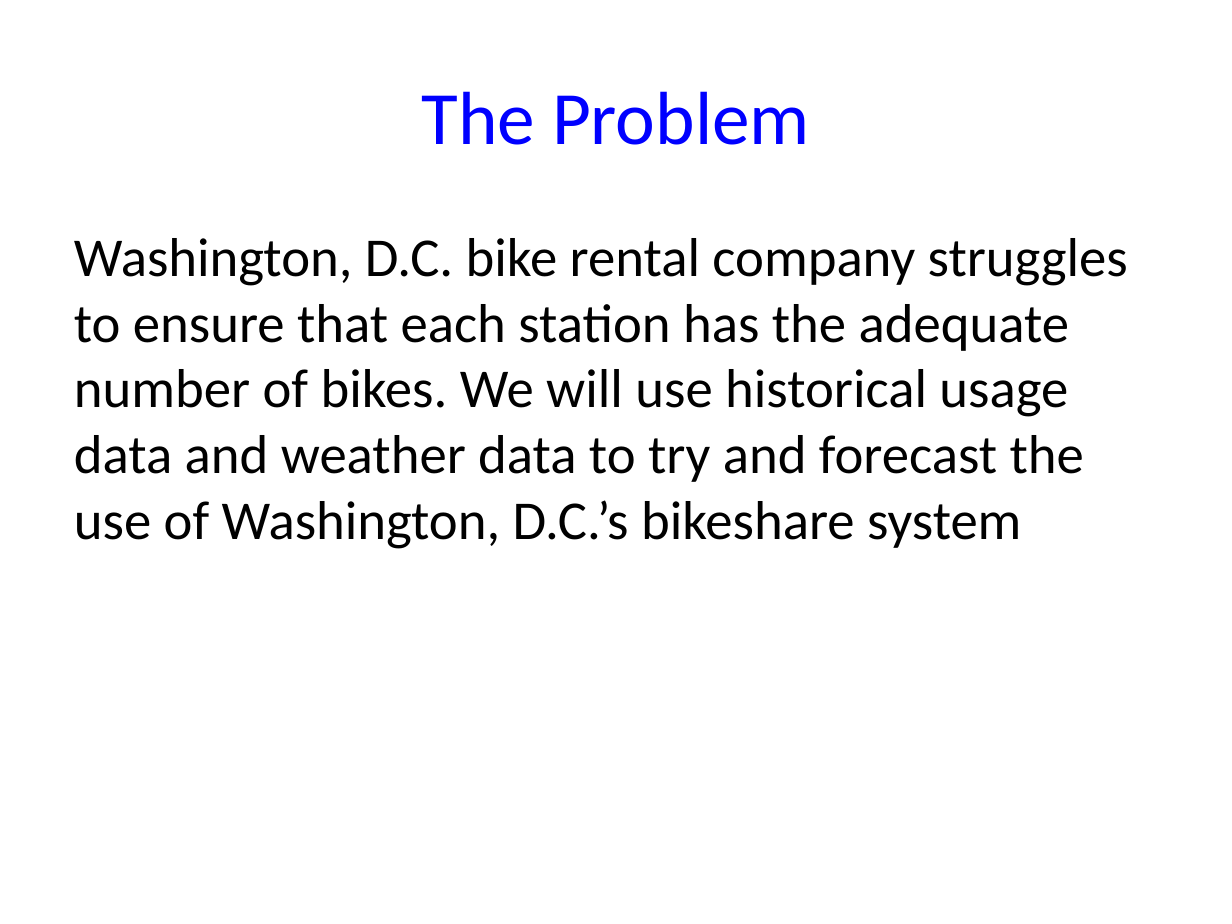
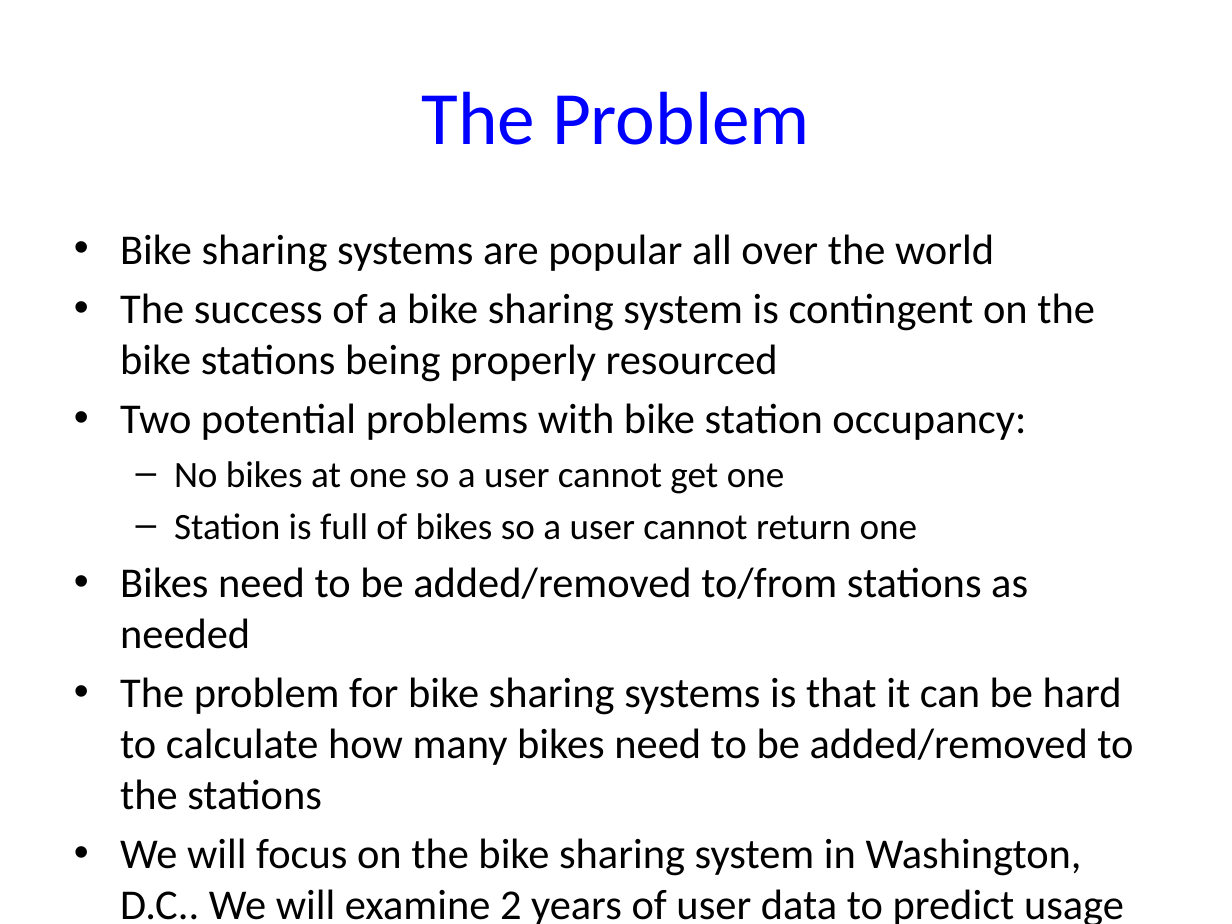
Before and after one commit to Emmet62/DAGroupProject2018, a slide deck: slide 2 of Project_Presentation_Slides.pptx. Drawn at 1232x924 pixels with LibreOffice and Linux fonts; fonts in the diff are those of the drawing. Boxes give left, top, right and bottom in pixels: in the first picture for what was removed or moved away, otherwise in the second. Text is boxed around its words. In the diff, an @@ line names an element or a change of style, - is before the commit and + after.

Commit message:
Amended powerpoint slides

```diff
--- a/Project_Presentation_Slides.pptx
+++ b/Project_Presentation_Slides.pptx
@@ text at <box>120,234,1133,924</box>: text changed; size 32 to 24.8 pt @@
-Washington, D.C. bike rental company struggles to ensure that each station has the adequate number of bikes. We will use historical usage data and weather data to try and forecast the use of Washington, D.C.’s bikeshare system
+• Bike sharing systems are popular all over the world
+• The success of a bike sharing system is contingent on the bike stations being properly resourced
+• Two potential problems with bike station occupancy:
+  – No bikes at one so a user cannot get one
+  – Station is full of bikes so a user cannot return one
+• Bikes need to be added/removed to/from stations as needed
+• The problem for bike sharing systems is that it can be hard to calculate how many bikes need to be added/removed to the stations
+• We will focus on the bike sharing system in Washington, D.C.. We will examine 2 years of user data to predict usage
```
